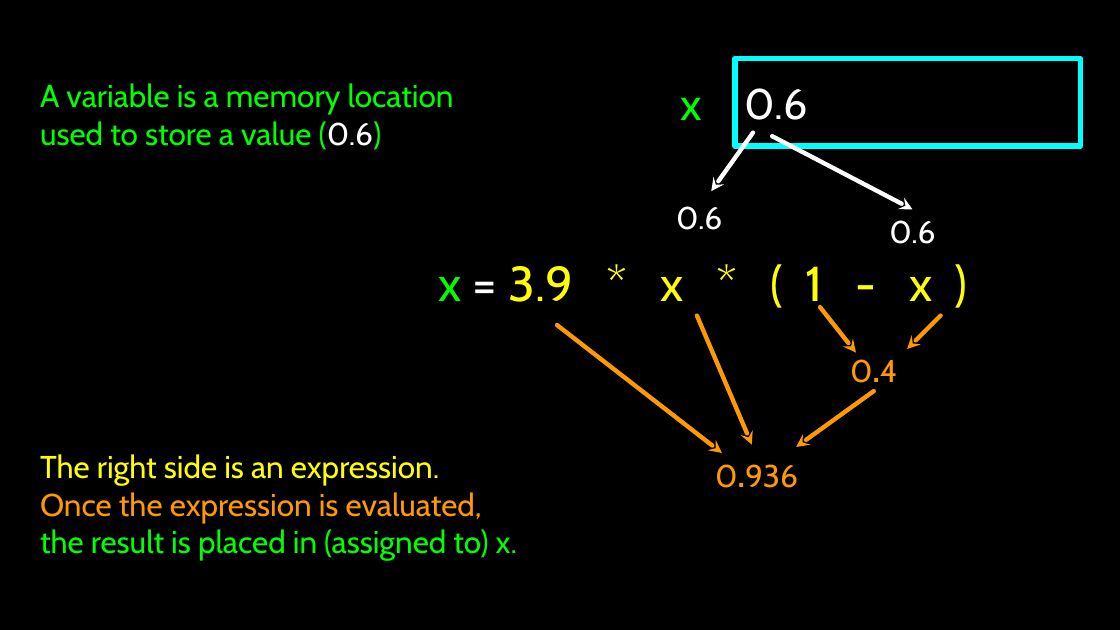
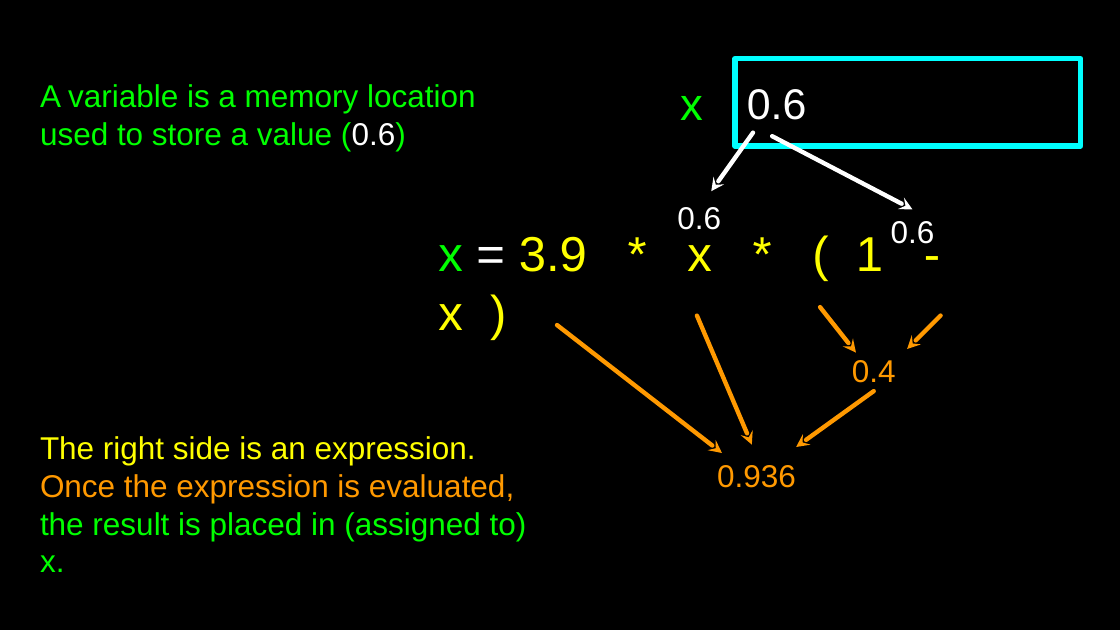
Before and after one commit to csev/py4e, a slide deck: slide 9 of lectures3/Pythonlearn-02-Expressions.pptx. Drawn at 1120x630 pixels with LibreOffice and Linux fonts; fonts in the diff are those of the drawing. Boxes give left, top, right and bottom in pixels: in the first picture for what was removed or moved away, otherwise in the second. Text is boxed around its words. In the diff, an @@ line names an element or a change of style, - is before the commit and + after.

```diff
--- a/lectures3/Pythonlearn-02-Expressions.pptx
+++ b/lectures3/Pythonlearn-02-Expressions.pptx
@@ font Cabin to Arial in 7 elements at [438,236,883,330], [735,59,1081,146], [680,96,703,120], [40,436,527,572], [677,207,721,230], [891,221,935,244], [40,84,476,151] @@
@@ text "0.4" at [852,360,896,383]: font Cabin to Arial; bold off in "0.4" @@
@@ text "0.936" at [717,465,796,488]: font Cabin to Arial; bold off in "0.936" @@
```
Also in this commit, not shown: 32 other slides changed, 13 other files.
